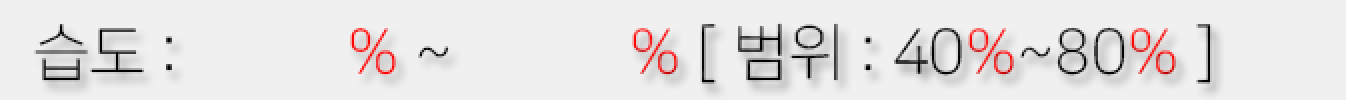
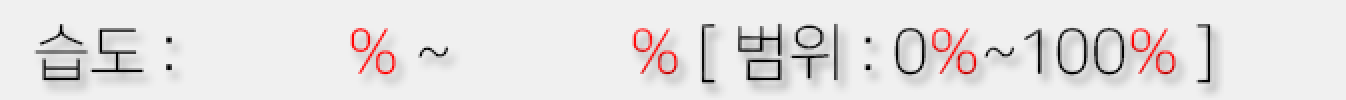
Revision of a layered 1346 × 100 image; what changed, layer by layer:
renamed "% [ 범위 : 40%~80% ]" to "% [ 범위 : 0%~100% ]", painted on it over [894, 26, 1102, 84]
